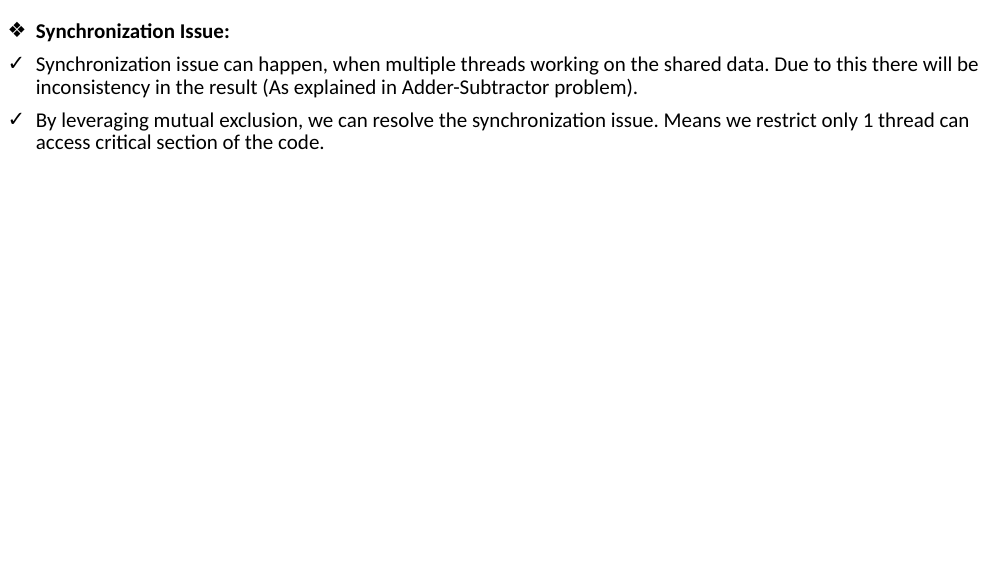
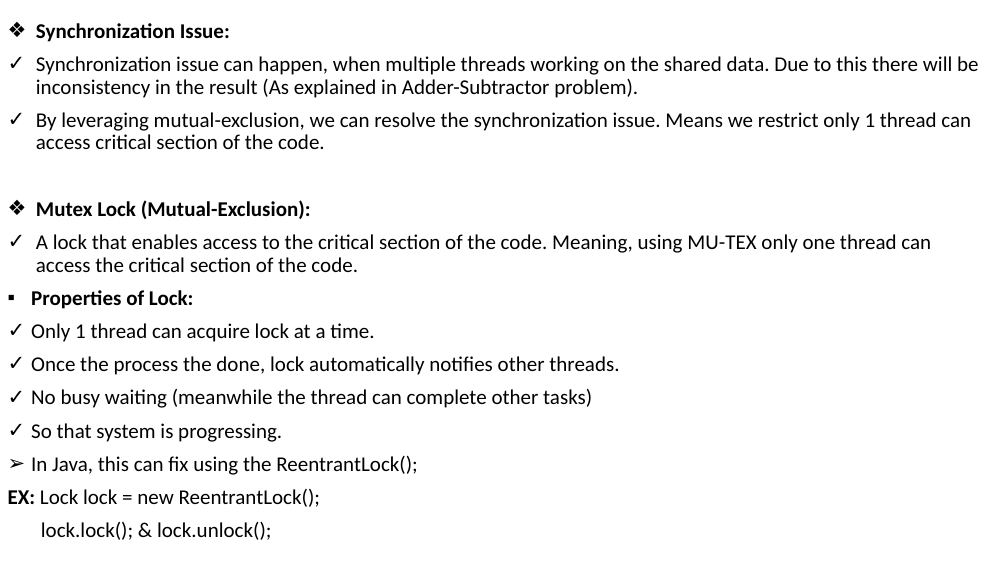
Before and after one commit to the-dev-pal/knowledge-rewards, a slide deck: slide 4 of src/Java/MultiThreading/MultiThreading.pptx (slide 3 before the commit). Drawn at 1008x567 pixels with LibreOffice and Linux fonts; fonts in the diff are those of the drawing. Boxes give left, top, right and bottom in pixels: in the first picture for what was removed or moved away, otherwise in the second. Text is boxed around its words. In the diff, an @@ line names an element or a change of style, - is before the commit and + after.

Commit message:
Multi-Threading

```diff
--- a/src/Java/MultiThreading/MultiThreading.pptx
+++ b/src/Java/MultiThreading/MultiThreading.pptx
@@ text at [8,112,971,540]: text changed @@
-✓ By leveraging mutual exclusion, we can resolve the synchronization issue. Means we restrict only 1 thread can access critical section of the code.
+✓ By leveraging mutual-exclusion, we can resolve the synchronization issue. Means we restrict only 1 thread can access critical section of the code.
+❖ Mutex Lock (Mutual-Exclusion):
+✓ A lock that enables access to the critical section of the code. Meaning, using MU-TEX only one thread can access the critical section of the code.
+▪ Properties of Lock:
+✓ Only 1 thread can acquire lock at a time.
+✓ Once the process the done, lock automatically notifies other threads.
+✓ No busy waiting (meanwhile the thread can complete other tasks)
+✓ So that system is progressing.
+➢ In Java, this can fix using the ReentrantLock();
+EX: Lock lock = new ReentrantLock();
+lock.lock(); & lock.unlock();
```
Also in this commit, not shown: 1 other slide changed, 5 slides added, 26 other files.
